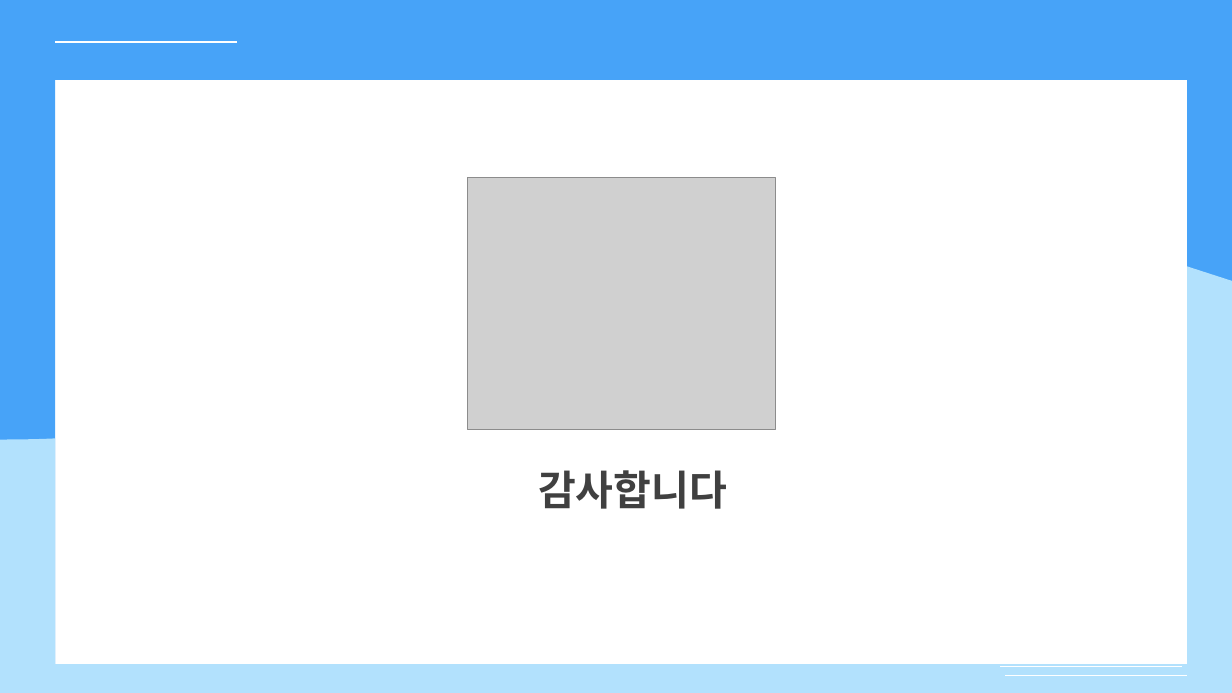
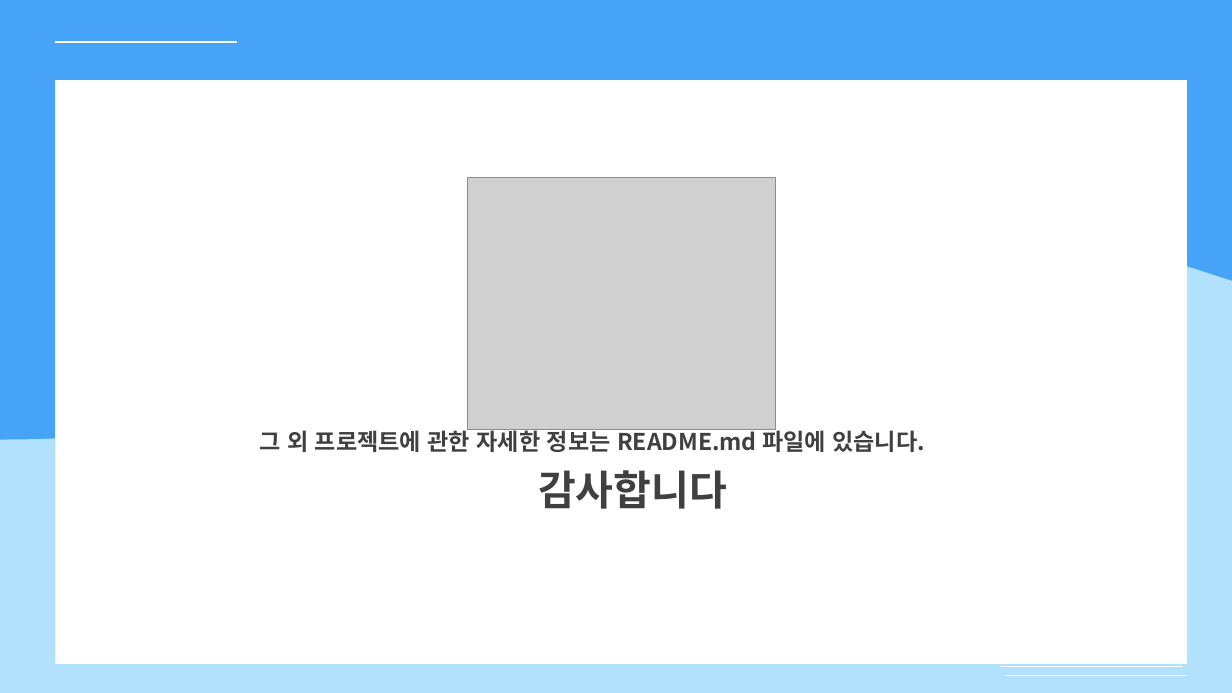
Before and after one commit to osam2019/WEB_Dr.Soldier_Solo, a slide deck: slide 10 of 제출 파일/OSS_Dr_Soldier.pptx (slide 9 before the commit). Drawn at 1232x693 pixels with LibreOffice and Linux fonts; fonts in the diff are those of the drawing; grey boxes stand for pictures. Boxes give left, top, right and bottom in pixels: in the first picture for what was removed or moved away, otherwise in the second. Text is boxed around its words. In the diff, an @@ line names an element or a change of style, - is before the commit and + after.

```diff
--- a/제출 파일/OSS_Dr_Soldier.pptx
+++ b/제출 파일/OSS_Dr_Soldier.pptx
@@ text added at (260, 427, 925, 452), 18 pt, text #404040, bold @@
+그 외 프로젝트에 관한 자세한 정보는 README.md 파일에 있습니다.
```
Also in this commit, not shown: 1 slide added, 8 other files.
